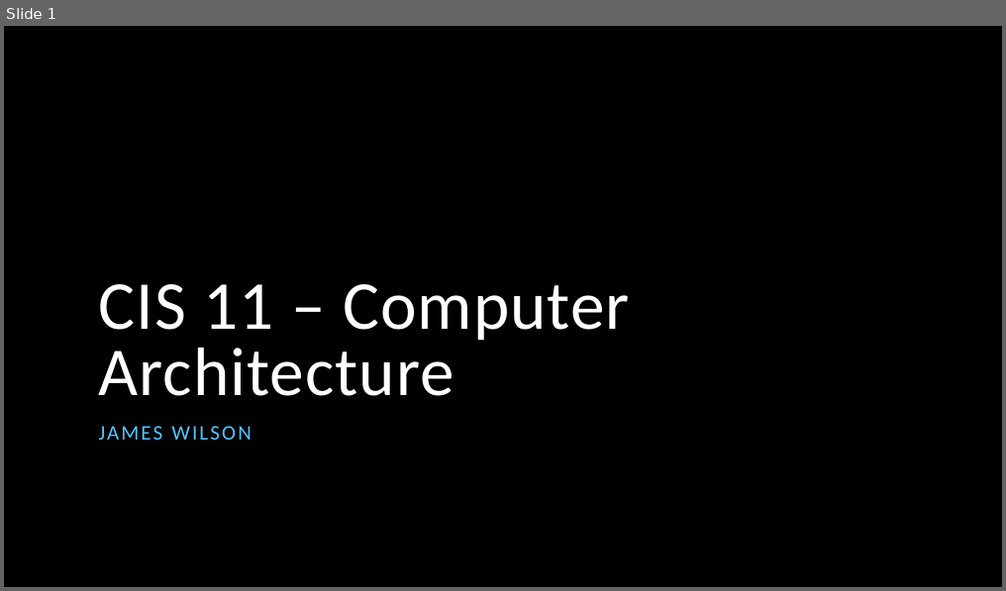
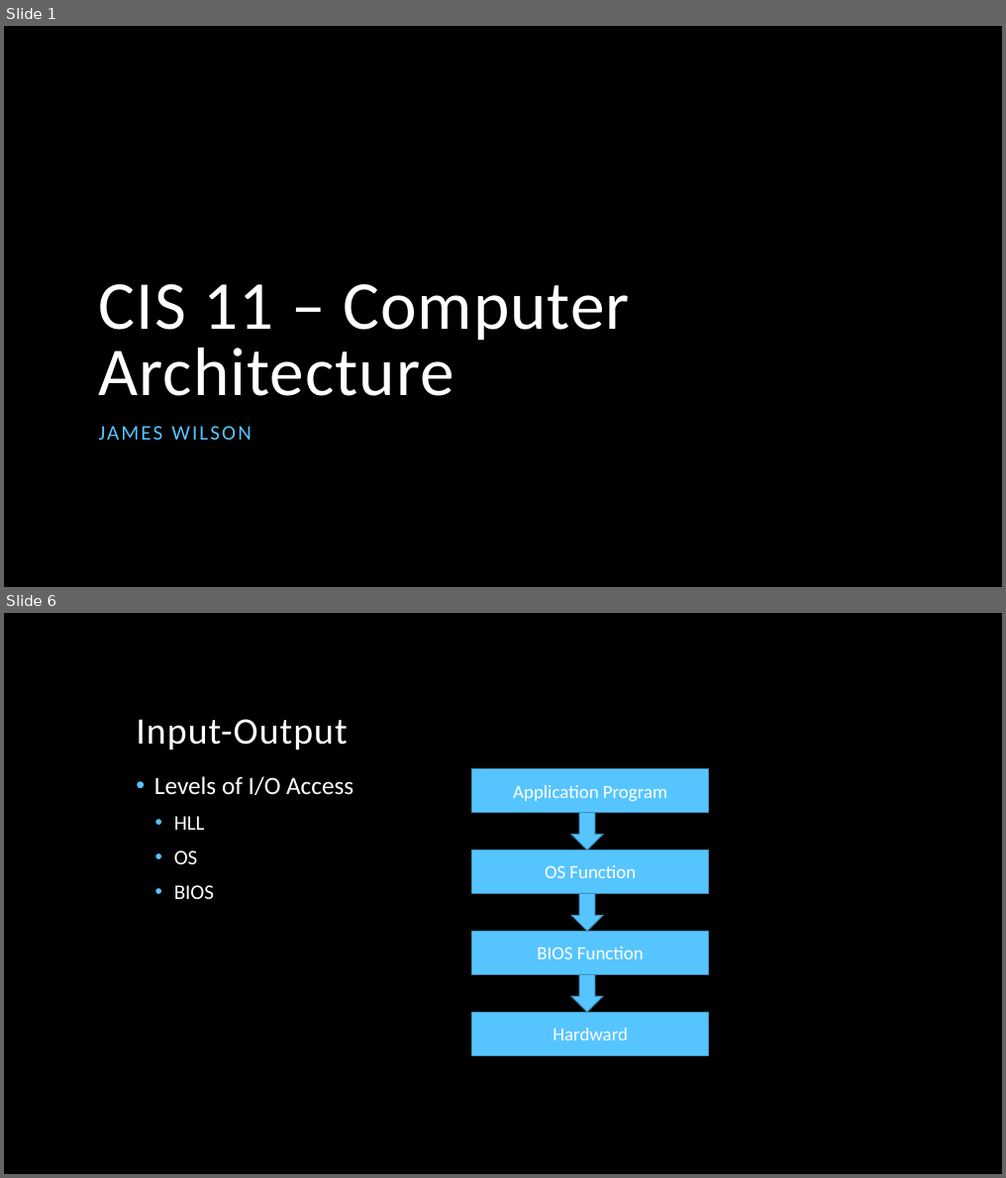
Before and after one commit to jameswilson281/CIS---11-Assembly-Programming, a slide deck: Week 2/02 - x86 Processor Achitecture.pptx. Shown one above the other, each under a label of ours: slide 1 before the commit, slides 1 and 6 after it; the slides between them are not shown. The pictures are 1006x591 and 1006x1178 pixels, drawn with LibreOffice and Linux fonts; fonts in the diff are those of the drawing; background and template pictures are left out. Boxes give left, top, right and bottom in pixels: in the first picture for what was removed or moved away, otherwise in the second. Text is boxed around its words. In the diff, an @@ line names an element or a change of style, - is before the commit and + after.

```diff
--- a/Week 2/02 - x86 Processor Achitecture.pptx
+++ b/Week 2/02 - x86 Processor Achitecture.pptx
@@ slide 6 added at (x1=4, y1=613, x2=1002, y2=1174), background picture (left out) @@
@@ title added at (x1=136, y1=719, x2=347, y2=750), 36 pt, text #FFFFFF @@
+Input-Output
@@ text added at (x1=154, y1=776, x2=353, y2=899), 24 pt, text #FFFFFF @@
+• Levels of I/O Access
+  • HLL
+  • OS
+  • BIOS
@@ rectangle added at (x1=472, y1=768, x2=709, y2=812), fill #56C5FF, outline #4092BD 1 pt, 18 pt, text #FFFFFF @@
+Application Program
@@ down arrow added at (x1=571, y1=813, x2=603, y2=851), fill #56C5FF, outline #4092BD 1 pt @@
@@ rectangle added at (x1=472, y1=851, x2=709, y2=894), fill #56C5FF, outline #4092BD 1 pt, 18 pt, text #FFFFFF @@
+OS Function
@@ down arrow added at (x1=571, y1=894, x2=603, y2=931), fill #56C5FF, outline #4092BD 1 pt @@
@@ rectangle added at (x1=472, y1=931, x2=709, y2=974), fill #56C5FF, outline #4092BD 1 pt, 18 pt, text #FFFFFF @@
+BIOS Function
@@ down arrow added at (x1=571, y1=974, x2=603, y2=1012), fill #56C5FF, outline #4092BD 1 pt @@
@@ rectangle added at (x1=472, y1=1012, x2=709, y2=1056), fill #56C5FF, outline #4092BD 1 pt, 18 pt, text #FFFFFF @@
+Hardward
```
Also in this commit, not shown: 4 other slides added, 2 other files.
